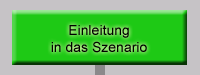
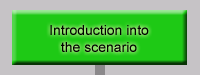
Revision of a layered (200, 75) image; what changed, layer by layer:
renamed "Einleitung in das Szenario" to "Introduction into the scenario", painted on it over box(50, 25, 149, 53)
